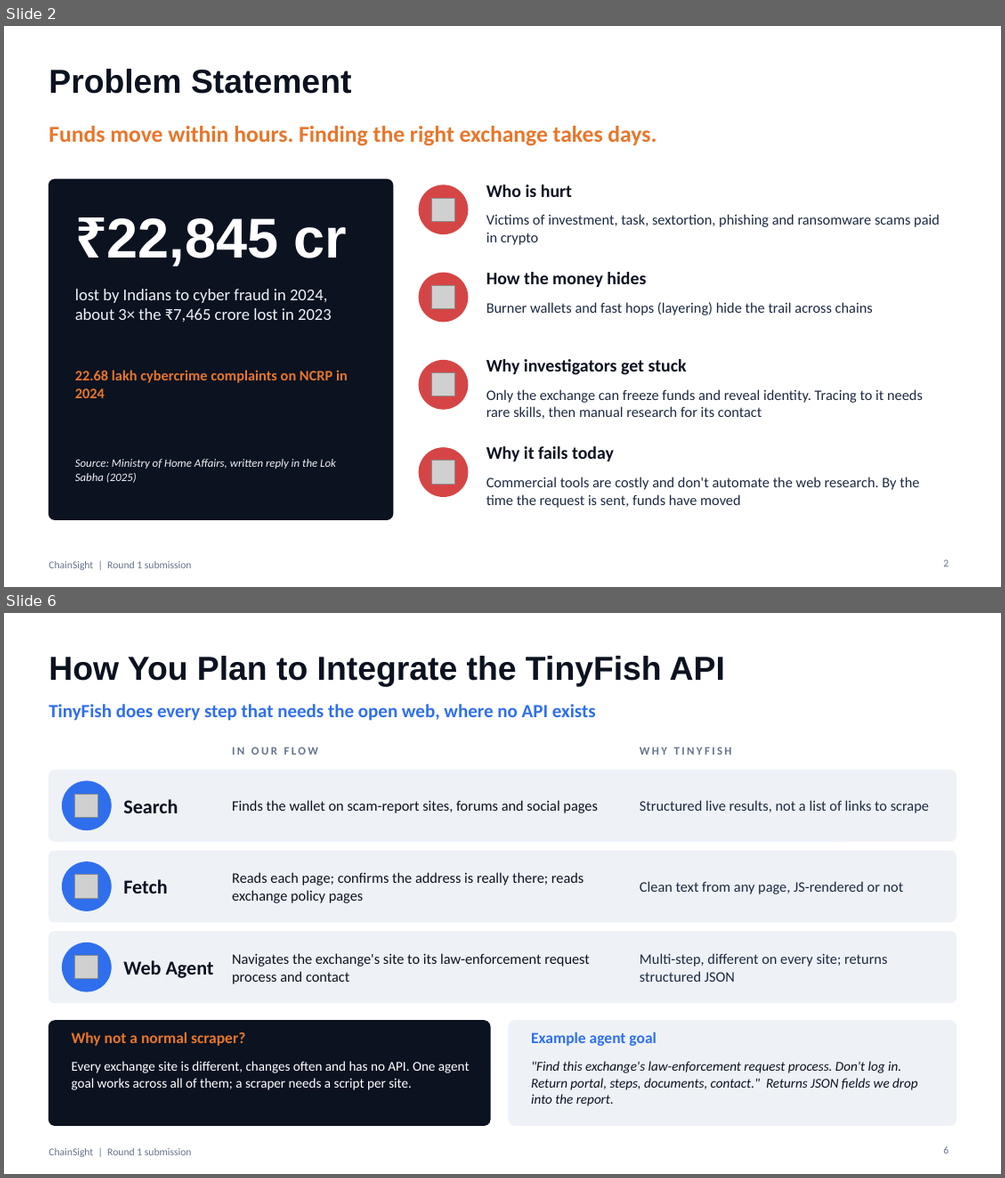
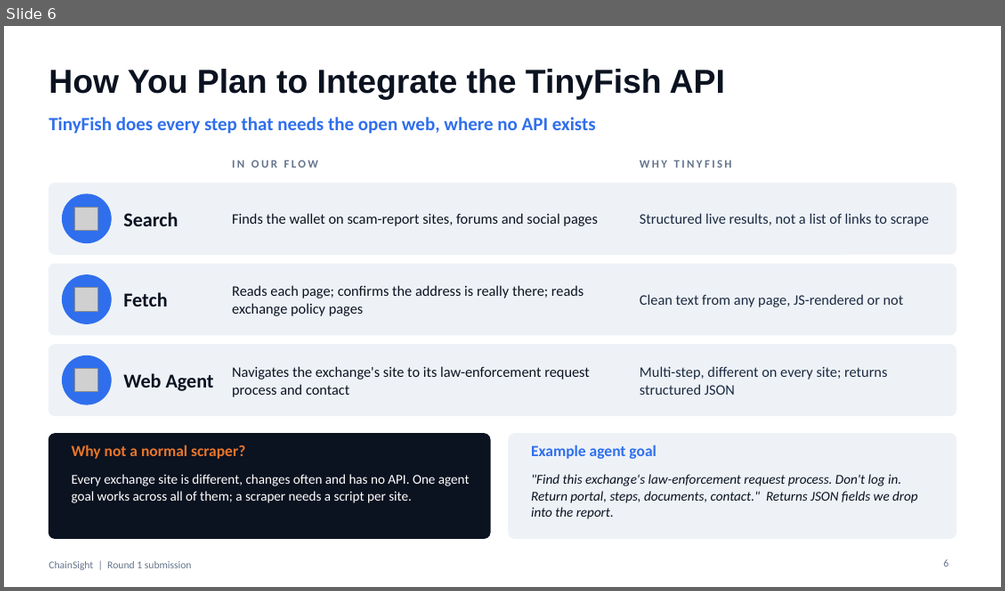
Before and after one commit to sharmaayush2506/ChainSight, a slide deck: docs/pitch/ChainSight_Round1_9slides.pptx. Shown one above the other, each under a label of ours: slides 2 and 6 before the commit, slide 6 after it; the slides between them are not shown. The pictures are 1005x1178 and 1005x591 pixels, drawn with LibreOffice and Linux fonts; fonts in the diff are those of the drawing; grey boxes stand for pictures. Boxes give left, top, right and bottom in pixels: in the first picture for what was removed or moved away, otherwise in the second. Text is boxed around its words. In the diff, an @@ line names an element or a change of style, - is before the commit and + after.

```diff
--- a/docs/pitch/ChainSight_Round1_9slides.pptx
+++ b/docs/pitch/ChainSight_Round1_9slides.pptx
@@ slide 2 removed at (x1=4, y1=26, x2=1001, y2=587), background #FFFFFF; not listed: 1 template element that a slide beside it also shows @@
@@ title removed at (x1=48, y1=69, x2=351, y2=94) @@
-Problem Statement
@@ text removed at (x1=48, y1=126, x2=656, y2=146) @@
-Funds move within hours. Finding the right exchange takes days.
@@ rounded rectangle removed at (x1=48, y1=179, x2=393, y2=520) @@
@@ ellipse removed at (x1=419, y1=185, x2=468, y2=234) @@
@@ text removed at (x1=486, y1=184, x2=572, y2=197) @@
-Who is hurt
@@ picture removed at (x1=432, y1=198, x2=455, y2=221) @@
@@ text removed at (x1=107, y1=218, x2=348, y2=266) @@
-₹22,845 cr
@@ text removed at (x1=486, y1=214, x2=939, y2=245) @@
-Victims of investment, task, sextortion, phishing and ransomware scams paid in crypto
@@ text removed at (x1=75, y1=289, x2=332, y2=321) @@
-lost by Indians to cyber fraud in 2024, about 3× the ₹7,465 crore lost in 2023
@@ ellipse removed at (x1=419, y1=273, x2=468, y2=321) @@
@@ picture removed at (x1=432, y1=286, x2=455, y2=309) @@
@@ text removed at (x1=486, y1=272, x2=646, y2=287) @@
-How the money hides
@@ text removed at (x1=486, y1=302, x2=873, y2=315) @@
-Burner wallets and fast hops (layering) hide the trail across chains
@@ text removed at (x1=75, y1=370, x2=348, y2=398) @@
-22.68 lakh cybercrime complaints on NCRP in 2024
@@ ellipse removed at (x1=419, y1=361, x2=468, y2=409) @@
@@ text removed at (x1=486, y1=359, x2=687, y2=375) @@
-Why investigators get stuck
@@ picture removed at (x1=432, y1=373, x2=455, y2=396) @@
@@ text removed at (x1=486, y1=389, x2=922, y2=418) @@
-Only the exchange can freeze funds and reveal identity. Tracing to it needs rare skills, then manual research for its contact
@@ ellipse removed at (x1=419, y1=448, x2=468, y2=496) @@
@@ text removed at (x1=486, y1=446, x2=614, y2=461) @@
-Why it fails today
@@ text removed at (x1=75, y1=459, x2=336, y2=483) @@
-Source: Ministry of Home Affairs, written reply in the Lok Sabha (2025)
@@ picture removed at (x1=432, y1=460, x2=455, y2=483) @@
@@ text removed at (x1=486, y1=476, x2=919, y2=507) @@
-Commercial tools are costly and don't automate the web research. By the time the request is sent, funds have moved
@@ page number removed at (x1=943, y1=559, x2=948, y2=566) @@
-2
```
Also in this commit, not shown: 5 slides changed, 2 slides added, 1 other slide removed, 1 other file.
